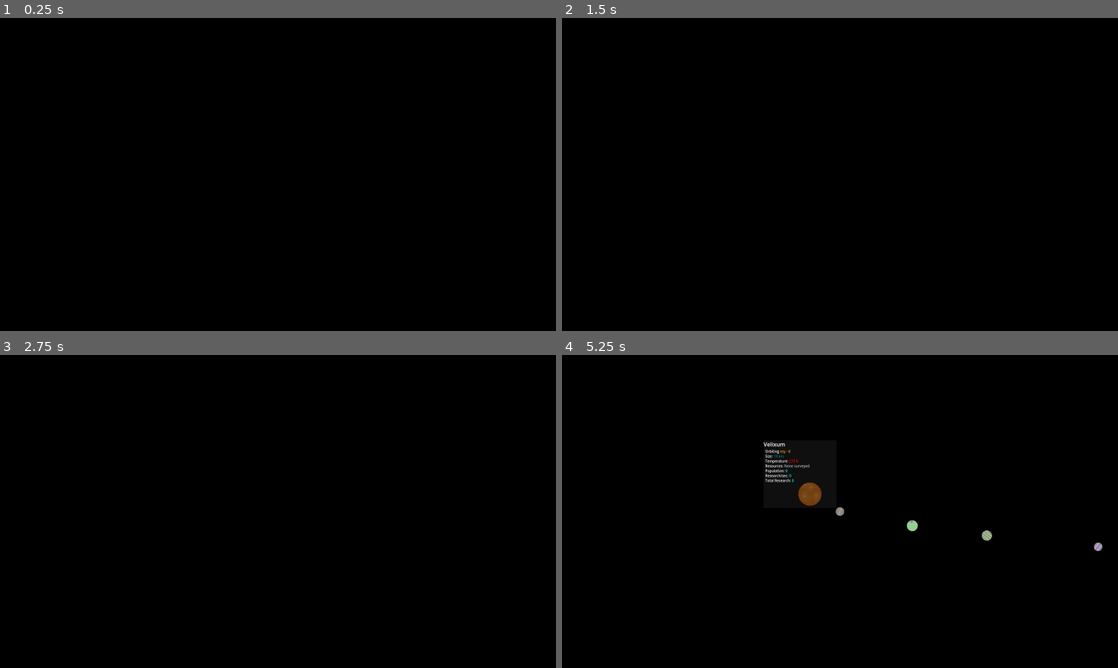
Above: before the commit, frames 1-4 (two rows, left to right).
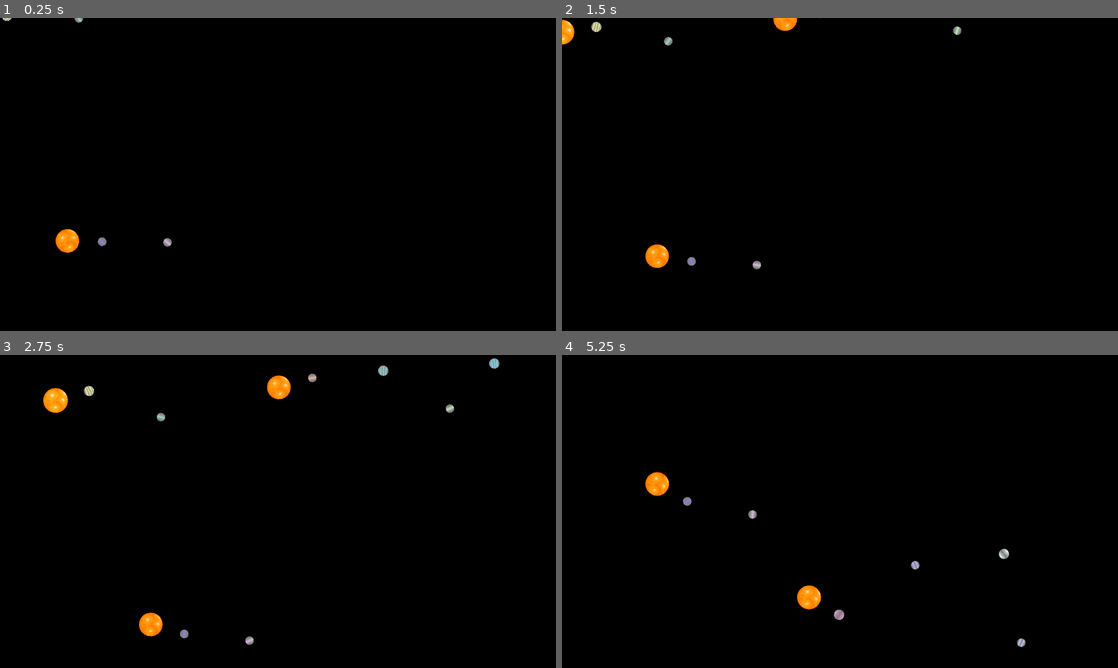
Above: after the commit, the same moments.

Repository: matthman2019/cac-space-game
Game: Godot game, scene res://entities/scenes/GAME.tscn
Same seed, same stepped clock (60 frames per second), same inputs: the game is played once before the commit and once after it.
Inputs (mouse positions are in pixels of both pictures, inside the frame that each line leads up to):
- Up to frame 1 (0.25 s): no input
- Up to frame 2 (1.5 s): tap Enter at 0.5 s; move the mouse to (962, 158) at 0.52 s; click (962, 158) at 0.67 s; drag from (728, 190) to (812, 237) at 1.27 s
- Up to frame 3 (2.75 s): move the mouse to (333, 442) at 2.02 s; click (333, 442) at 2.17 s
- Up to frame 4 (5.25 s): drag from (812, 574) to (673, 464) at 2.77 s; move the mouse to (1006, 558) at 3.52 s; click (1006, 558) at 3.67 s; drag from (673, 464) to (756, 433) at 4.27 s; move the mouse to (928, 652) at 5.02 s; click (928, 652) at 5.17 s

The runs differ from the first frame. In frame 1, 0.4% of the frame differs, in the area x 0-31%, y 0-76%; in frame 2, 0.8%; in frame 3, 1.2%; in frame 4, 1.6%, in the area x 15-98%, y 27-94%.

Commit message:
Added Saving
Added saving functionality! No loading yet :)

Diff:
--- a/entities/scenes/GAME.tscn
+++ b/entities/scenes/GAME.tscn
@@ -36,5 +36,7 @@
 offset_top = -205.0
 offset_right = -10.0
 offset_bottom = -10.0
+grow_horizontal = 0
+grow_vertical = 0
 
 [node name="SystemMap" parent="." unique_id=960484211 instance=ExtResource("2_a388t")]
--- a/entities/scripts/Planet.gd
+++ b/entities/scripts/Planet.gd
@@ -8,22 +8,24 @@
 @onready var Sprite: Sprite2D = $ShadedPlanet
 
 # --- PLANET DATA ---
-var planet_name: String = "Unknown"
-var planet_size: int = 0
-var planet_temperature: int = 0
-var planet_order: int = 1
-var planet_star_name: String = ""
-var currentPop: int = 0
-var researchPerSec: int = 0
-var totalResearch: int = 0
-var resources: Array = []
+@export_custom(PROPERTY_HINT_SAVE_FILE, "save") var planet_name: String = "Unknown"
+@export_custom(PROPERTY_HINT_SAVE_FILE, "save") var planet_size: int = 0
+@export_custom(PROPERTY_HINT_SAVE_FILE, "save") var planet_temperature: int = 0
+@export_custom(PROPERTY_HINT_SAVE_FILE, "save") var planet_order: int = 1
+@export_custom(PROPERTY_HINT_SAVE_FILE, "save") var planet_star_name: String = ""
+@export_custom(PROPERTY_HINT_SAVE_FILE, "save") var currentPop: int = 0
+@export_custom(PROPERTY_HINT_SAVE_FILE, "save") var researchPerSec: int = 0
+@export_custom(PROPERTY_HINT_SAVE_FILE, "save") var totalResearch: int = 0
+@export_custom(PROPERTY_HINT_SAVE_FILE, "save") var resources: Array = []
+@export_custom(PROPERTY_HINT_SAVE_FILE, "save") var darkColor: Vector3 = Vector3.ZERO
+@export_custom(PROPERTY_HINT_SAVE_FILE, "save") var lightColor: Vector3 = Vector3.ONE
 
 # --- ORBIT ---
-var star_pos: Vector2
-var orbit_size: float
-var angle: float = 0.0
-var orbitSpeed: float = 1.0
-var spinSpeed: float = 0.0
+@export_custom(PROPERTY_HINT_SAVE_FILE, "save") var star_pos: Vector2
+@export_custom(PROPERTY_HINT_SAVE_FILE, "save") var orbit_size: float
+@export_custom(PROPERTY_HINT_SAVE_FILE, "save") var angle: float = 0.0
+@export_custom(PROPERTY_HINT_SAVE_FILE, "save") var orbitSpeed: float = 1.0
+@export_custom(PROPERTY_HINT_SAVE_FILE, "save") var spinSpeed: float = 0.0
 
 var click: bool = false
 
@@ -46,6 +48,9 @@
 		researchPerSec = p_data.researchPerSec
 		totalResearch = p_data.totalResearch
 		resources = p_data.resources
+		darkColor = p_data.darkColor
+		lightColor = p_data.lightColor
+		Sprite.setColors(darkColor, lightColor) # this must be run on setup()
 
 func _process(delta: float) -> void:
 	angle += orbitSpeed * delta
@@ -78,3 +83,11 @@
 		if file.ends_with(".import"):
 			continue
 		TEXTURE_LIST.append(load(textureLocation.path_join(file)))
+
+func to_dict():
+	var returnDict = {}
+	for property in get_property_list():
+		if property["hint_string"] == "save":
+			var name = property["name"]
+			returnDict[name] = self.get(name)
+	return returnDict
--- a/entities/scripts/PlanetNameGenerator.gd
+++ b/entities/scripts/PlanetNameGenerator.gd
@@ -42,6 +42,7 @@
 	var suffix = suffixes[GlobalRNG.rng.randi_range(0, suffixes.size() - 1)]
 	var modifier = modifiers[GlobalRNG.rng.randi_range(0, modifiers.size() - 1)]
 
+	@warning_ignore("shadowed_variable_base_class")
 	var name = prefix + mid + suffix
 
 	# Capitalize first letter (already is, but safe)
--- a/entities/scripts/shaded_planet_sprite_test.gd
+++ b/entities/scripts/shaded_planet_sprite_test.gd
@@ -8,6 +8,11 @@
 		self.set_instance_shader_parameter("darkColor", darkColor)
 		self.set_instance_shader_parameter("lightColor", lightColor)
 
+func setColors(darkColor : Vector3, lightColor : Vector3):
+	self.set_instance_shader_parameter("darkColor", darkColor)
+	self.set_instance_shader_parameter("lightColor", lightColor)
+
+
 # Called when the node enters the scene tree for the first time.
 func _ready() -> void:
 	shuffleColor()
--- a/entities/scripts/solar_system.gd
+++ b/entities/scripts/solar_system.gd
@@ -1,4 +1,4 @@
-extends Node2D
+class_name SolarSystem extends Node2D
 
 var planet_scene = preload("res://entities/scenes/planet.tscn")
 
@@ -12,8 +12,8 @@
 var STAR_BASE_SCALE: float = 1.0
 var STAR_SIZE_SCALE: float = 0.08
 
-var rotation_speed: float
-var star_name: String = ""
+@export_custom(PROPERTY_HINT_SAVE_FILE, "save") var rotation_speed: float
+@export_custom(PROPERTY_HINT_SAVE_FILE, "save") var star_name: String = ""
 
 func _process(delta: float) -> void:
 	star_sprite.rotation += rotation_speed * delta
@@ -46,7 +46,19 @@
 
 func add_planet(orbit: float, star_name: String, planet_data) -> void:
 	var planet : Planet = planet_scene.instantiate()
-	planet.get_node("ShadedPlanet").shuffleColor()
 	planet.position = Vector2(orbit, 0)
 	add_child(planet)
 	planet.setup($Star.position, planet_data)
+
+func to_dict():
+	var returnDict = {}
+	for property in get_property_list():
+		if property["hint_string"] == "save":
+			var name = property["name"]
+			returnDict[name] = self.get(name)
+	var planetList = []
+	for child in get_children():
+		if child is Planet:
+			planetList.append(child.to_dict())
+	returnDict["planetList"] = planetList
+	return returnDict
--- a/entities/scripts/system_map.gd
+++ b/entities/scripts/system_map.gd
@@ -22,8 +22,13 @@
 	var population: int = 0
 	var researchPerSec: int = 0
 	var totalResearch: int = 0
+	var darkColor : Vector3 = Vector3.ZERO
+	var lightColor : Vector3 = Vector3.ONE
+	var orbit_size : float = 10.0
+	var orbitSpeed = (1.0 / sqrt(orbit_size / 100.0)) / 10.0
+	var spinSpeed : float = 1
 	func _init(planetName: String, planetSize: int, planetTemp: int, systemOrder: int, planetResources: Array, planetStarName: String,
-	planetCurrentPop: int, planetResearchSec: int, planetTotalResearch: int):
+	planetCurrentPop: int, planetResearchSec: int, planetTotalResearch: int, darkColorVec : Vector3, lightColorVec : Vector3):
 		name = planetName
 		size = planetSize
 		temperature = planetTemp
@@ -33,6 +38,8 @@
 		population = planetCurrentPop
 		researchPerSec = planetResearchSec
 		totalResearch = planetTotalResearch
+		darkColor = darkColorVec
+		lightColor = lightColorVec
 
 class System:
 	var location: Vector2 = Vector2(0, 0)
@@ -73,6 +80,8 @@
 
 		var planetList: Array = []
 		for j in range(MIN_PLANETS, GlobalRNG.rng.randi_range(MIN_PLANETS + 1, MAX_PLANETS + 1)):
+			var darkColor : Vector3 = Vector3(GlobalRNG.rng.randf_range(0, 0.5), GlobalRNG.rng.randf_range(0, 0.5), GlobalRNG.rng.randf_range(0, 0.5))
+			var lightColor : Vector3 = Vector3(1, 1, 1) - darkColor
 			planetList.append(PlanetData.new(
 				PlanetNameGenerator.generate(),
 				GlobalRNG.rng.randi_range(MIN_PLANET_SIZE, MAX_PLANET_SIZE),
@@ -82,7 +91,9 @@
 				systemStarName,
 				0,
 				0,
-				0
+				0,
+				darkColor,
+				lightColor
 			))
 
 		var system = System.new(pos, planetList, [StarData.new(starArray[0], starArray[1], starArray[2])])
@@ -92,3 +103,24 @@
 		solarSys.position = pos
 		add_child(solarSys)
 		solarSys.load_system(system)
+
+	await get_tree().create_timer(1.0).timeout
+	save()
+
+func to_dict():
+	var returnList = []
+	for child in get_children():
+		if child is SolarSystem:
+			returnList.append(child.to_dict())
+	return returnList
+
+func save():
+	var saveData = JSON.stringify(to_dict(), "	")
+	# change this to user:// when we export
+	var saveFile = FileAccess.open("res://testing/saves/galaxySave.txt", FileAccess.WRITE)
+	if saveFile:
+		saveFile.store_string(saveData)
+		saveFile.close()
+		print("Written save data successfully!")
+	else:
+		push_error("Hey we weren't able to open / write the save file!")
Not shown, added: testing/saves/galaxySave.txt
Not shown, added: testing/saves/galaxy.save
